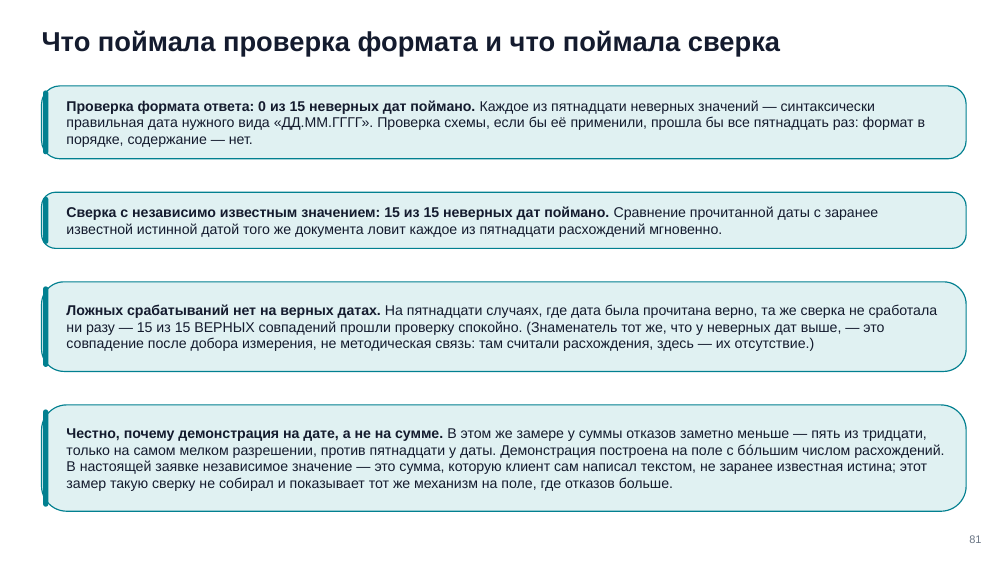
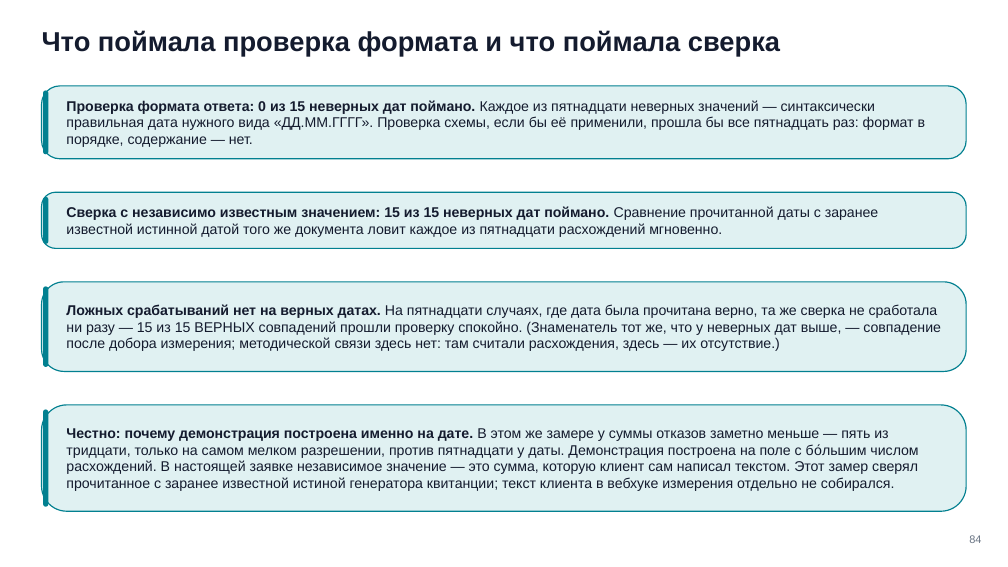
Before and after one commit to tellina-study/AI-usage-lessons, a slide deck: slide 84 of library/seminars/sem-09/rendered/sem-09.pptx (slide 81 before the commit). Drawn at 1008x567 pixels with LibreOffice and Linux fonts; fonts in the diff are those of the drawing. Boxes give left, top, right and bottom in pixels: in the first picture for what was removed or moved away, otherwise in the second. Text is boxed around its words. In the diff, an @@ line names an element or a change of style, - is before the commit and + after.

```diff
--- a/library/seminars/sem-09/rendered/sem-09.pptx
+++ b/library/seminars/sem-09/rendered/sem-09.pptx
@@ text at (66,304,941,351): text changed @@
-Ложных срабатываний нет на верных датах. На пятнадцати случаях, где дата была прочитана верно, та же сверка не сработала ни разу — 15 из 15 ВЕРНЫХ совпадений прошли проверку спокойно. (Знаменатель тот же, что у неверных дат выше, — это совпадение после добора измерения, не методическая связь: там считали расхождения, здесь — их отсутствие.)
+Ложных срабатываний нет на верных датах. На пятнадцати случаях, где дата была прочитана верно, та же сверка не сработала ни разу — 15 из 15 ВЕРНЫХ совпадений прошли проверку спокойно. (Знаменатель тот же, что у неверных дат выше, — совпадение после добора измерения; методической связи здесь нет: там считали расхождения, здесь — их отсутствие.)
@@ text at (66,428,918,491): text changed @@
-Честно, почему демонстрация на дате, а не на сумме. В этом же замере у суммы отказов заметно меньше — пять из тридцати, только на самом мелком разрешении, против пятнадцати у даты. Демонстрация построена на поле с бо́льшим числом расхождений. В настоящей заявке независимое значение — это сумма, которую клиент сам написал текстом, не заранее известная истина; этот замер такую сверку не собирал и показывает тот же механизм на поле, где отказов больше.
+Честно: почему демонстрация построена именно на дате. В этом же замере у суммы отказов заметно меньше — пять из тридцати, только на самом мелком разрешении, против пятнадцати у даты. Демонстрация построена на поле с бо́льшим числом расхождений. В настоящей заявке независимое значение — это сумма, которую клиент сам написал текстом. Этот замер сверял прочитанное с заранее известной истиной генератора квитанции; текст клиента в вебхуке измерения отдельно не собирался.
@@ text at (969,535,981,543): text changed @@
-81
+84
```
Also in this commit, not shown: 60 other slides changed, 32 slides added, 24 slides removed, 1 other file.
